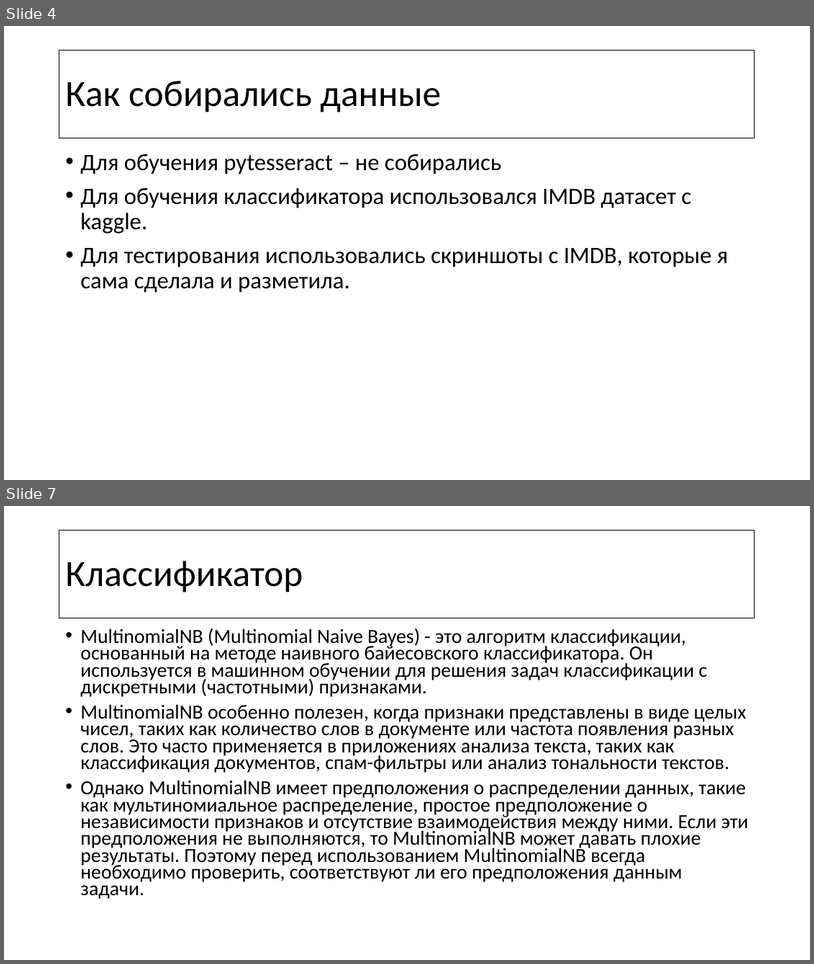
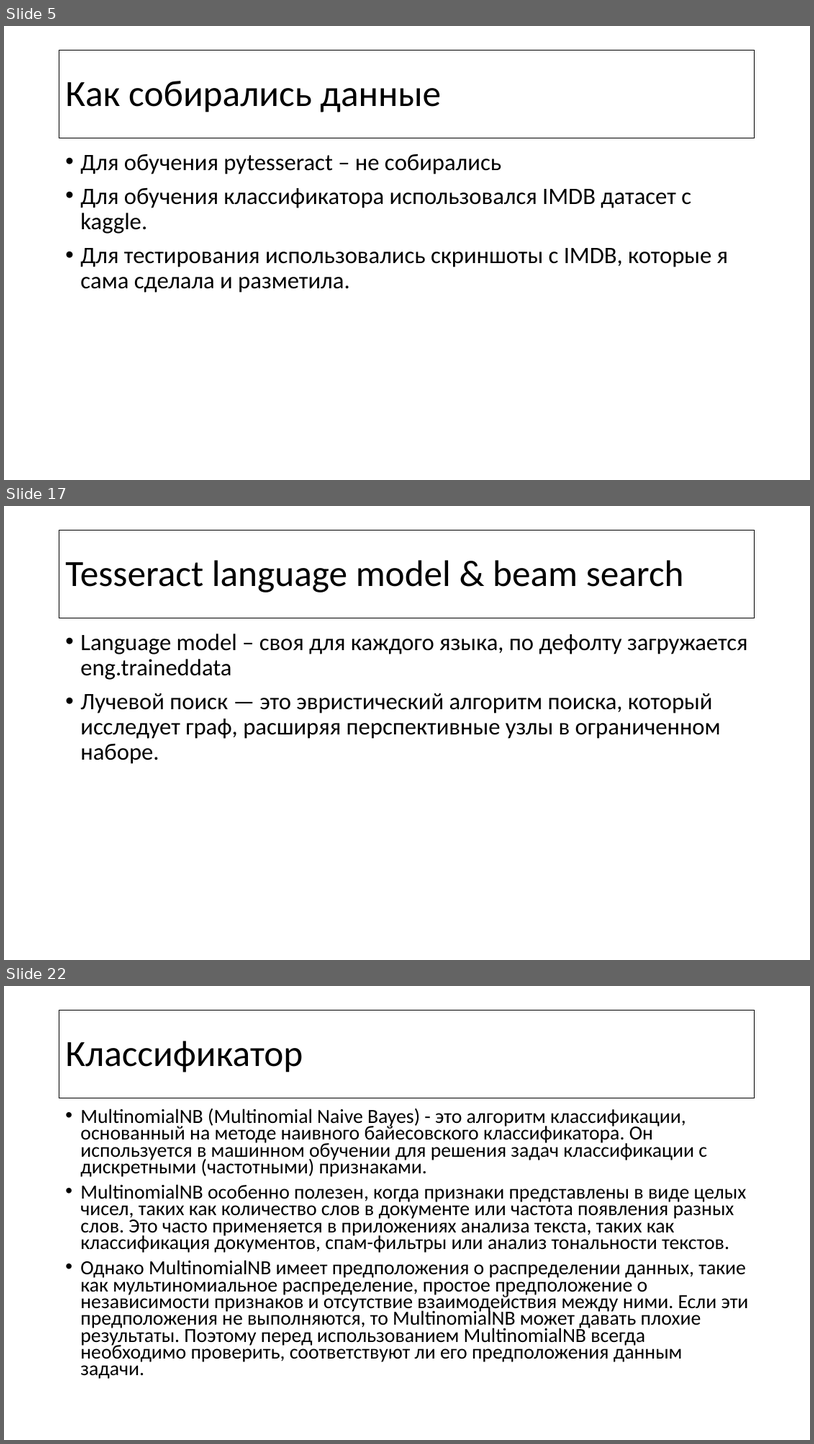
Before and after one commit to riapush/Image-to-text-and-recognition-project, a slide deck: Machine learning course.pptx. Shown one above the other, each under a label of ours: slides 4 and 7 before the commit, slides 5, 17 and 22 after it; the slides between them are not shown. The pictures are 814x964 and 814x1444 pixels, drawn with LibreOffice and Linux fonts; fonts in the diff are those of the drawing. Boxes give left, top, right and bottom in pixels: in the first picture for what was removed or moved away, otherwise in the second. Text is boxed around its words. In the diff, an @@ line names an element or a change of style, - is before the commit and + after.

```diff
--- a/Machine learning course.pptx
+++ b/Machine learning course.pptx
@@ slide 17 added at <box>4,506,810,960</box>, background #FFFFFF @@
@@ title added at <box>59,530,756,618</box>, outline #000000 0.75 pt, 44 pt, text #000000 @@
+Tesseract language model & beam search
@@ text added at <box>80,633,748,764</box>, 28 pt, text #000000 @@
+• Language model – своя для каждого языка, по дефолту загружается eng.traineddata
+• Лучевой поиск — это эвристический алгоритм поиска, который исследует граф, расширяя перспективные узлы в ограниченном наборе.
@@ what was slide 4 is now slide 5 @@
@@ what was slide 7 is now slide 22 @@
```
Also in this commit, not shown: 1 slide changed, 15 other slides added, 1 other file.
